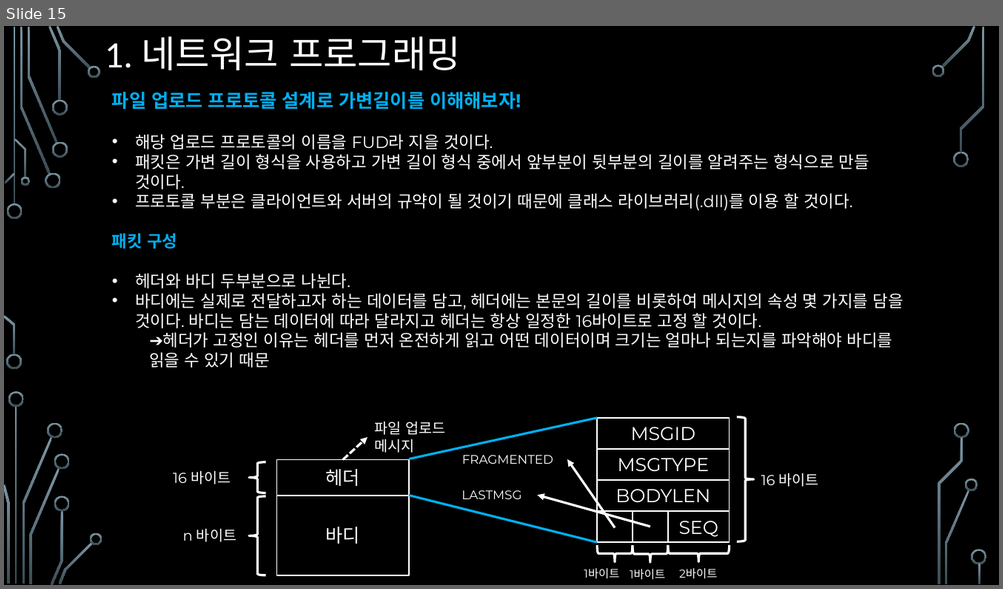
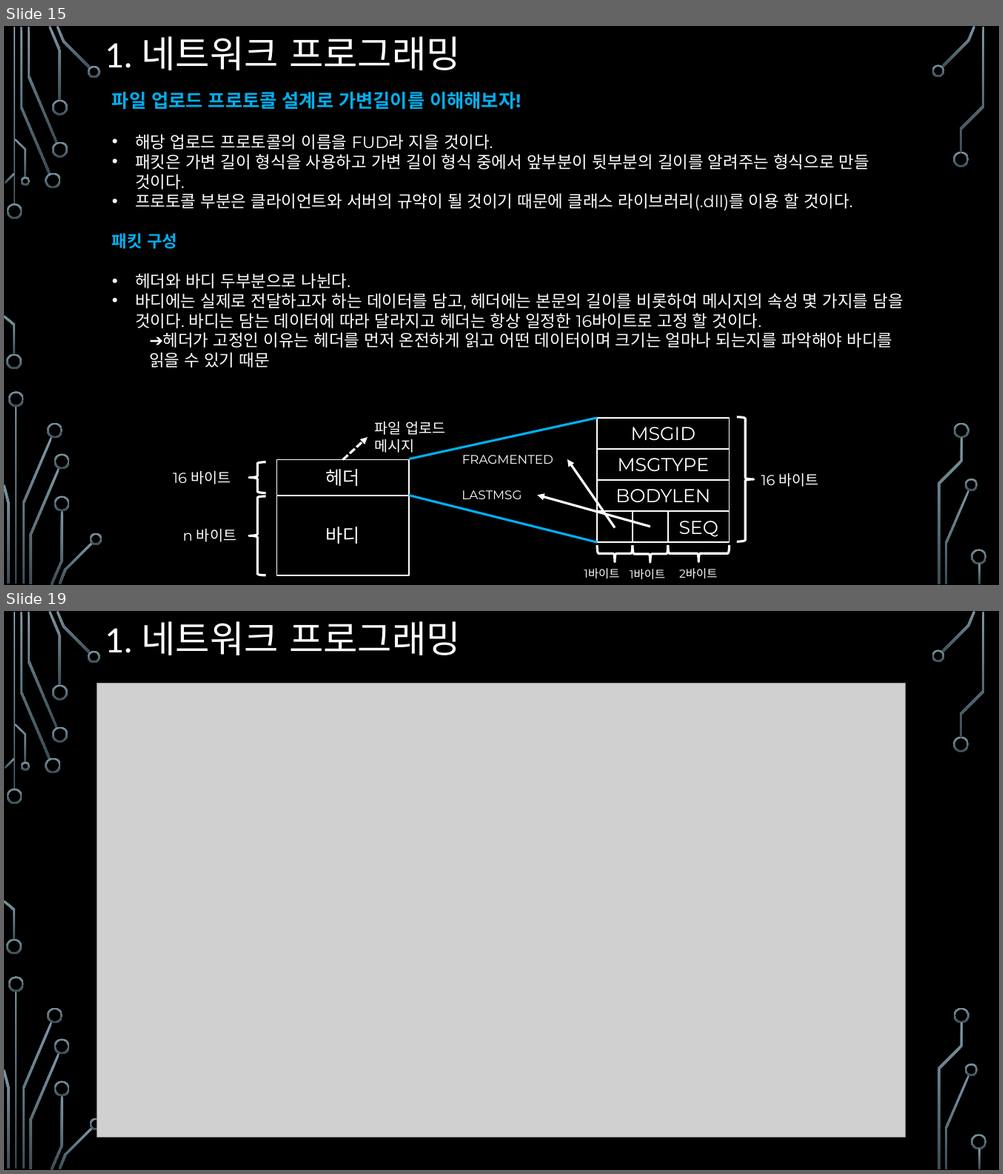
Before and after one commit to assassin4613/CShap, a slide deck: C#_Chapter_12.pptx. Shown one above the other, each under a label of ours: slide 15 before the commit, slides 15 and 19 after it; the slides between them are not shown. The pictures are 1003x589 and 1003x1174 pixels, drawn with LibreOffice and Linux fonts; fonts in the diff are those of the drawing; grey boxes stand for pictures; background and template pictures are left out. Boxes give left, top, right and bottom in pixels: in the first picture for what was removed or moved away, otherwise in the second. Text is boxed around its words. In the diff, an @@ line names an element or a change of style, - is before the commit and + after.

```diff
--- a/C#_Chapter_12.pptx
+++ b/C#_Chapter_12.pptx
@@ slide 19 added at (4,611,999,1170), background picture (left out); not listed: 36 template elements that a slide beside it also shows @@
@@ title added at (105,621,461,655), 36 pt, text #FFFFFF @@
+1. 네트워크 프로그래밍
@@ picture added at (97,684,905,1138) @@
```
Also in this commit, not shown: 1 slide changed, 3 other slides added, 1 other file.
